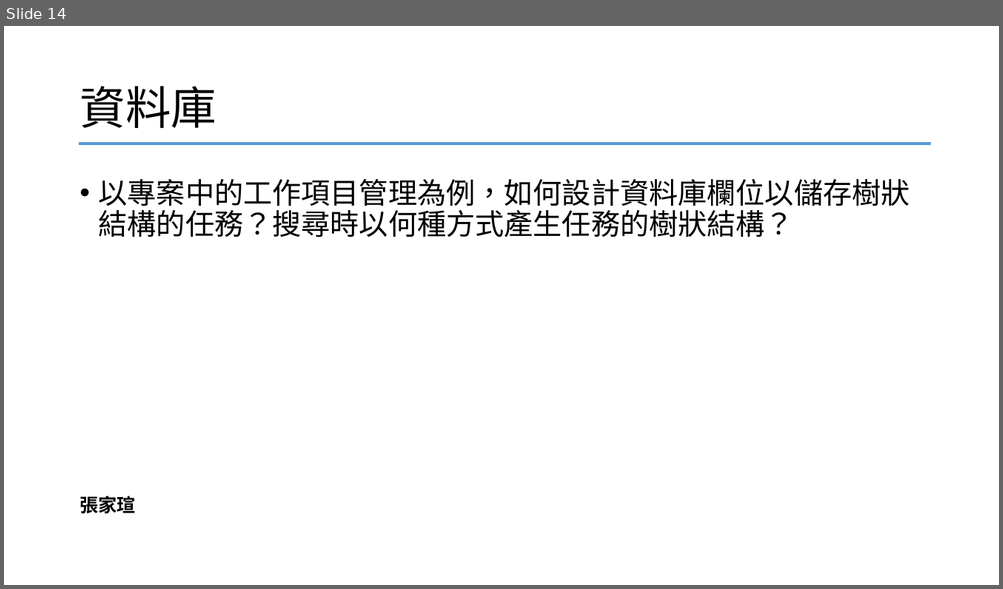
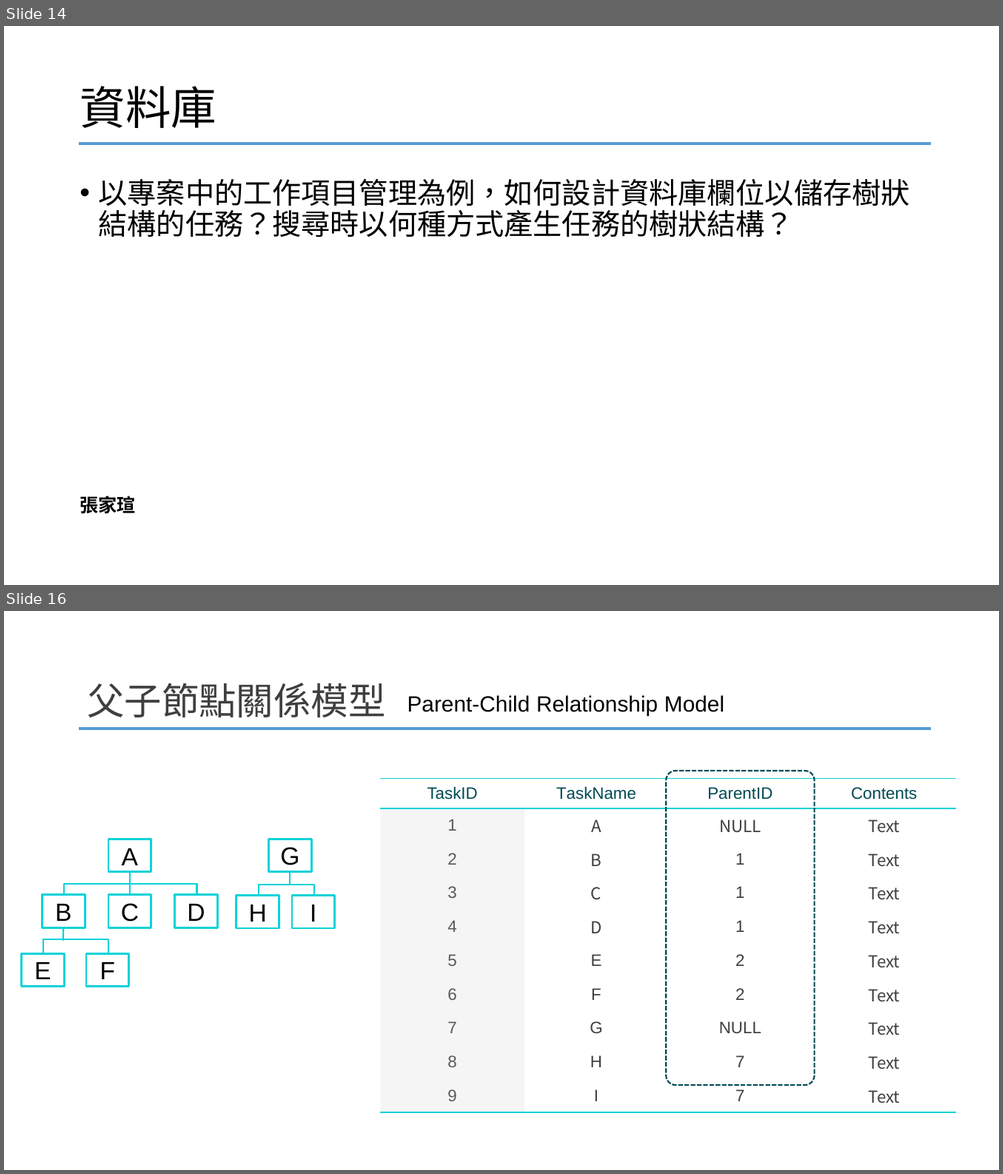
Before and after one commit to YangChihchi/Presentation_Questions, a slide deck: 測驗題.pptx. Shown one above the other, each under a label of ours: slide 14 before the commit, slides 14 and 16 after it; the slides between them are not shown. The pictures are 1003x589 and 1003x1174 pixels, drawn with LibreOffice and Linux fonts; fonts in the diff are those of the drawing. Boxes give left, top, right and bottom in pixels: in the first picture for what was removed or moved away, otherwise in the second. Text is boxed around its words. In the diff, an @@ line names an element or a change of style, - is before the commit and + after.

```diff
--- a/測驗題.pptx
+++ b/測驗題.pptx
@@ slide 16 added at [4, 611, 999, 1170], background #FFFFFF @@
@@ title added at [87, 683, 385, 718], 36 pt, text #3F3F3F @@
+父子節點關係模型
@@ subtitle added at [407, 695, 724, 715], 21.3 pt, text #000000 @@
+Parent-Child Relationship Model
@@ line added from (79, 729) to (930, 729), #569CD6 2.25 pt @@
@@ table added at [380, 779, 956, 1107], 10 rows, 4 columns @@
+TaskID | TaskName | ParentID | Contents
+1 | A | NULL | Text
+2 | B | 1 | Text
+3 | C | 1 | Text
+4 | D | 1 | Text
+5 | E | 2 | Text
+6 | F | 2 | Text
+7 | G | NULL | Text
+8 | H | 7 | Text
+9 | I | 7 | Text
@@ rounded rectangle added at [666, 771, 814, 1085], outline #004C54 1.5 pt dashed @@
@@ rectangle added at [108, 840, 151, 872], outline #0DD2D9 2 pt, 24 pt, text #000000 @@
+A
@@ rectangle added at [269, 840, 311, 872], outline #0DD2D9 2 pt, 24 pt, text #000000 @@
+G
@@ line added from (130, 872) to (130, 895), #0DD2D9 1.5 pt @@
@@ line added from (290, 872) to (290, 884), #0DD2D9 1.5 pt @@
@@ rectangle added at [42, 895, 85, 928], outline #0DD2D9 2 pt, 24 pt, text #000000 @@
+B
@@ elbow line added from (65, 896) to (196, 894), #0DD2D9 1.5 pt @@
@@ rectangle added at [108, 895, 151, 928], outline #0DD2D9 2 pt, 24 pt, text #000000 @@
+C
@@ rectangle added at [175, 895, 217, 928], outline #0DD2D9 2 pt, 24 pt, text #000000 @@
+D
@@ rectangle added at [236, 896, 279, 929], outline #0DD2D9 2 pt, 24 pt, text #000000 @@
+H
@@ elbow line added from (259, 897) to (313, 895), #0DD2D9 1.5 pt @@
@@ rectangle added at [292, 896, 335, 929], outline #0DD2D9 2 pt, 24 pt, text #000000 @@
+I
@@ elbow line added from (43, 954) to (108, 954), #0DD2D9 1.5 pt @@
@@ line added from (64, 928) to (63, 941), #0DD2D9 1.5 pt @@
@@ rectangle added at [21, 954, 64, 986], outline #0DD2D9 2 pt, 24 pt, text #000000 @@
+E
@@ rectangle added at [86, 954, 128, 986], outline #0DD2D9 2 pt, 24 pt, text #000000 @@
+F
```
Also in this commit, not shown: 6 other slides added.
